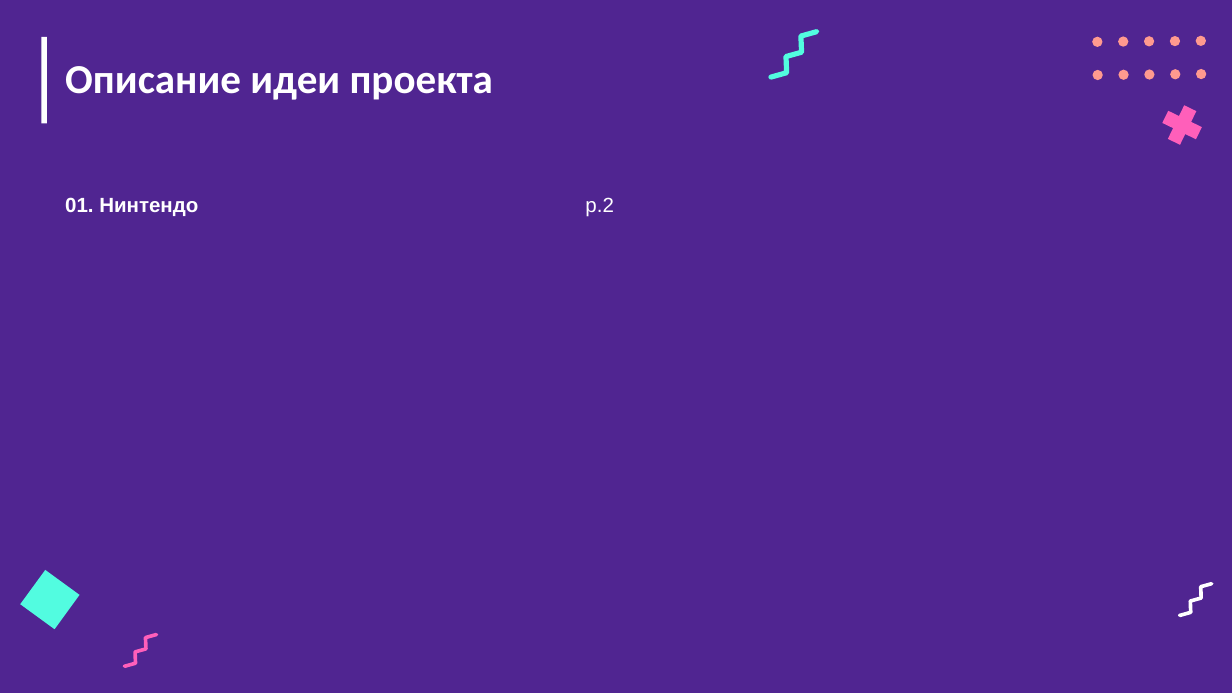
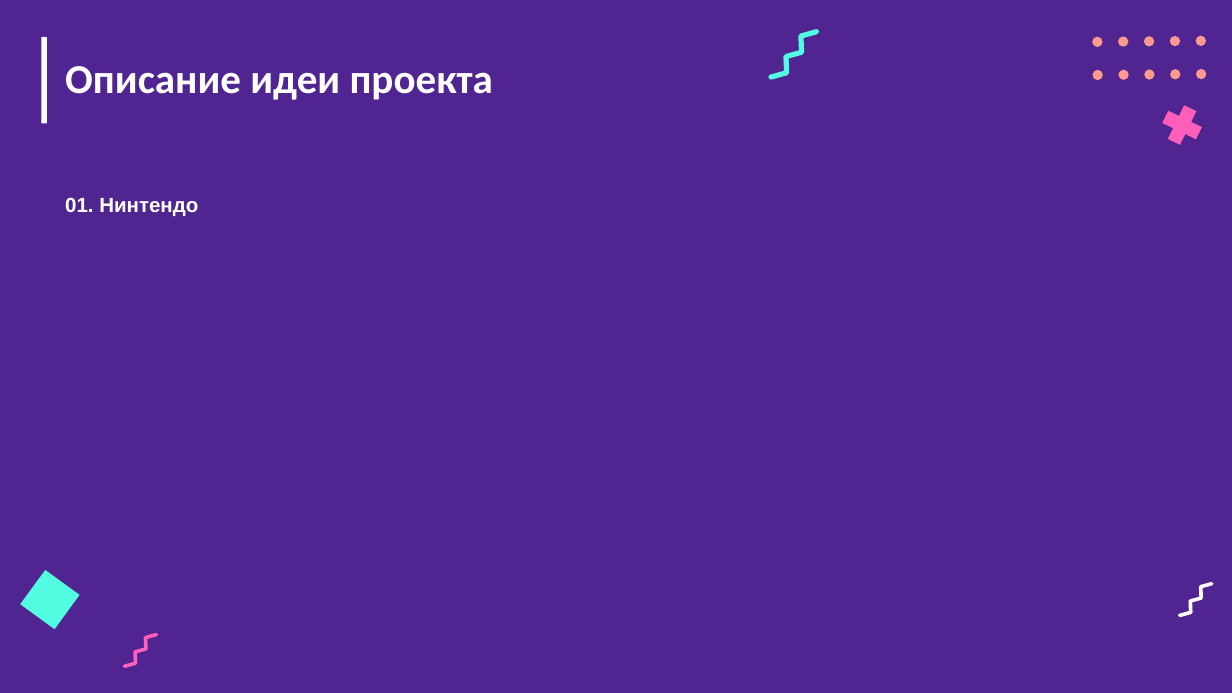
Before and after one commit to ullvea/project_pygame, a slide deck: slide 2 of for project protection/Черновик презентации.pptx. Drawn at 1232x693 pixels with LibreOffice and Linux fonts; fonts in the diff are those of the drawing. Boxes give left, top, right and bottom in pixels: in the first picture for what was removed or moved away, otherwise in the second. Text is boxed around its words. In the diff, an @@ line names an element or a change of style, - is before the commit and + after.

```diff
--- a/for project protection/Черновик презентации.pptx
+++ b/for project protection/Черновик презентации.pptx
@@ text removed at bbox=[585, 197, 613, 217] @@
-p.2
```
Also in this commit, not shown: 1 other slide changed, 2 other files.
